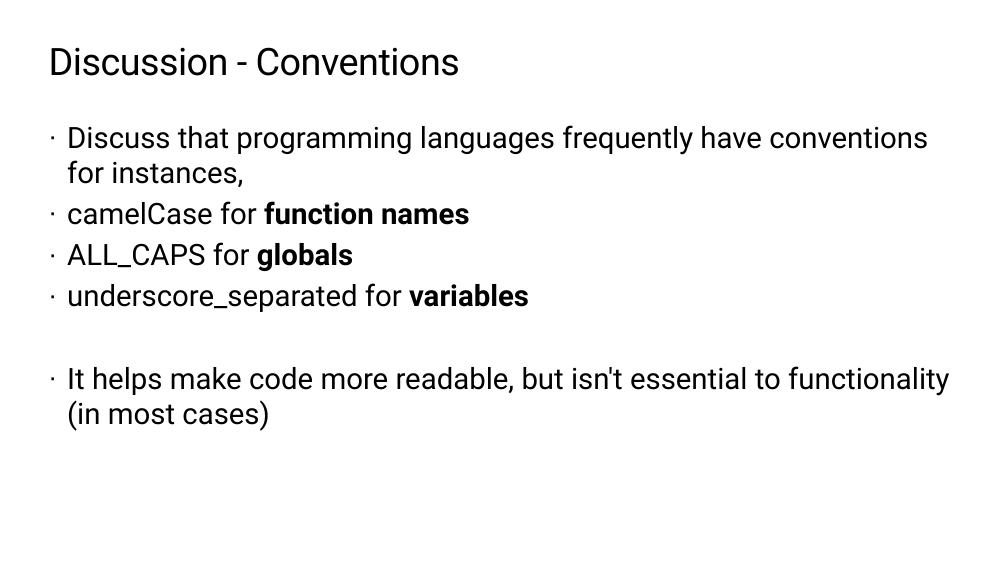
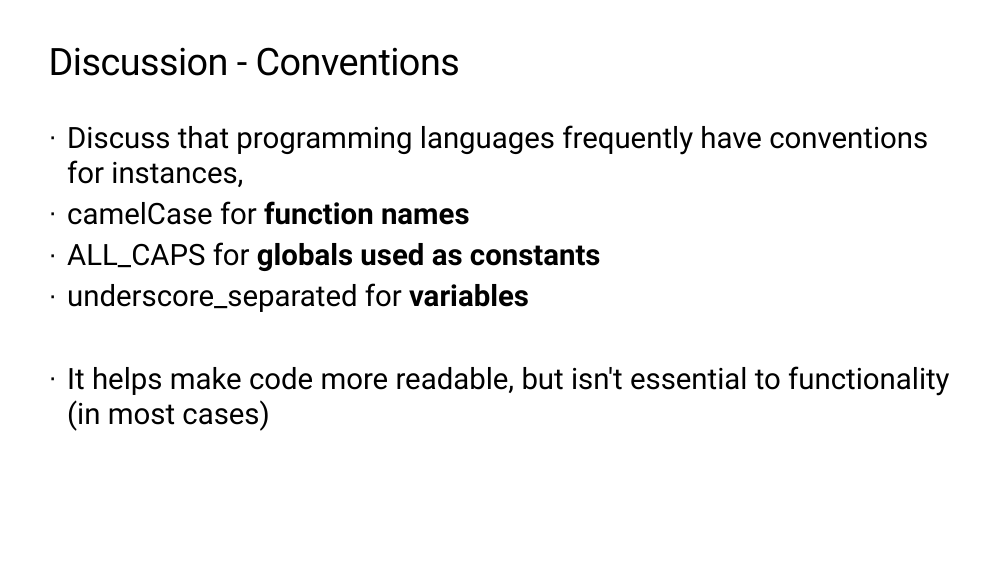
Before and after one commit to TEALSK12/2nd-semester-introduction-to-computer-science, a slide deck: slide 8 of docs/units/3_unit/slidedecks/Intro Python 3.04 TEALS.pptx. Drawn at 1008x567 pixels with LibreOffice and Linux fonts; fonts in the diff are those of the drawing; background and template pictures are left out. Boxes give left, top, right and bottom in pixels: in the first picture for what was removed or moved away, otherwise in the second. Text is boxed around its words. In the diff, an @@ line names an element or a change of style, - is before the commit and + after.

```diff
--- a/docs/units/3_unit/slidedecks/Intro Python 3.04 TEALS.pptx
+++ b/docs/units/3_unit/slidedecks/Intro Python 3.04 TEALS.pptx
@@ text at (67,242,601,271): text changed; bold on @@
-· ALL_CAPS for globals
+· ALL_CAPS for globals used as constants
```
Also in this commit, not shown: 27 other files.
